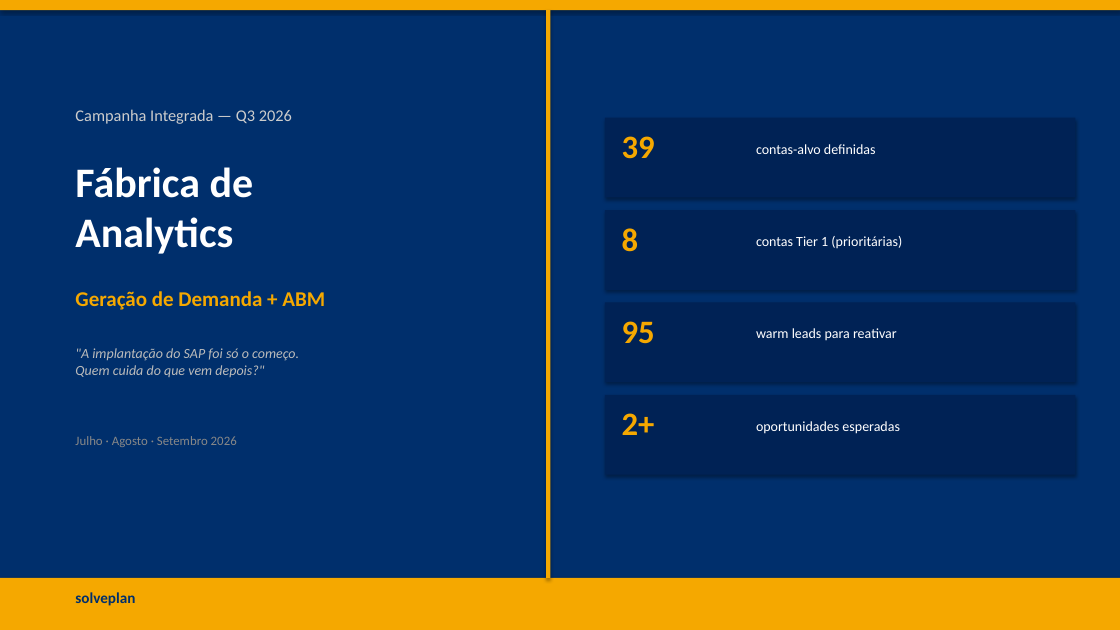
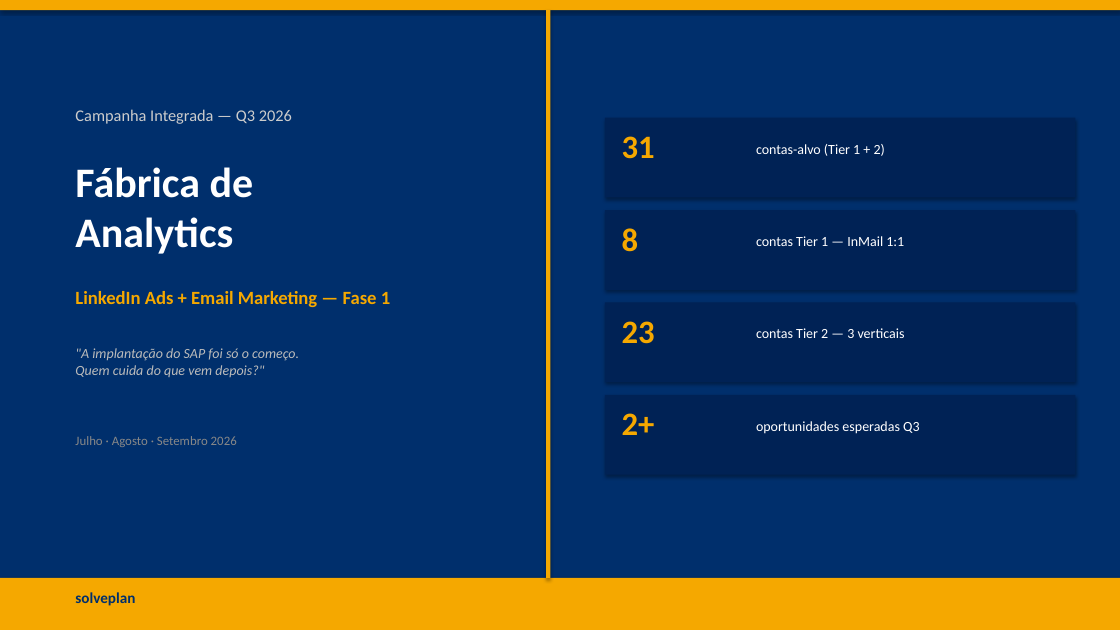
Before and after one commit to frsant96-gif/marketing-agents, a slide deck: slide 1 of marketing/campanhas/fabrica-de-analytics-q3-2026/Fabrica_Analytics_ABM_Q3_2026.pptx. Drawn at 1120x630 pixels with LibreOffice and Linux fonts; fonts in the diff are those of the drawing. Boxes give left, top, right and bottom in pixels: in the first picture for what was removed or moved away, otherwise in the second. Text is boxed around its words. In the diff, an @@ line names an element or a change of style, - is before the commit and + after.

```diff
--- a/marketing/campanhas/fabrica-de-analytics-q3-2026/Fabrica_Analytics_ABM_Q3_2026.pptx
+++ b/marketing/campanhas/fabrica-de-analytics-q3-2026/Fabrica_Analytics_ABM_Q3_2026.pptx
@@ text at (622,136,655,159): text changed @@
-39
+31
@@ text at (756,144,885,156): text changed @@
-contas-alvo definidas
+contas-alvo (Tier 1 + 2)
@@ text at (756,236,904,246): text changed @@
-contas Tier 1 (prioritárias)
+contas Tier 1 — InMail 1:1
@@ text at (75,291,390,307): text changed; size 18 to 16 pt @@
-Geração de Demanda + ABM
+LinkedIn Ads + Email Marketing — Fase 1
@@ text at (622,321,655,344): text changed @@
-95
+23
@@ text at (756,328,905,338): text changed @@
-warm leads para reativar
+contas Tier 2 — 3 verticais
@@ text at (756,421,919,434): text changed @@
-oportunidades esperadas
+oportunidades esperadas Q3
```
Also in this commit, not shown: 4 other slides changed, 3 other files.
